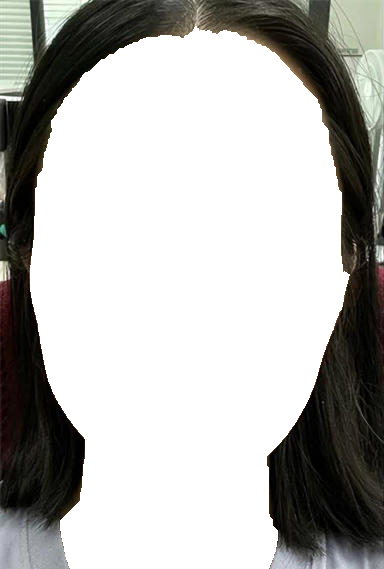
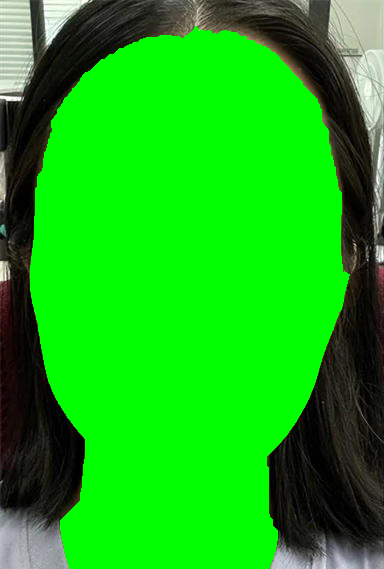
Layers edited between the first and the second w=384, h=569 image:
added layer "矩形 1" above "背景" over [left=30, top=26, right=350, bottom=569]
